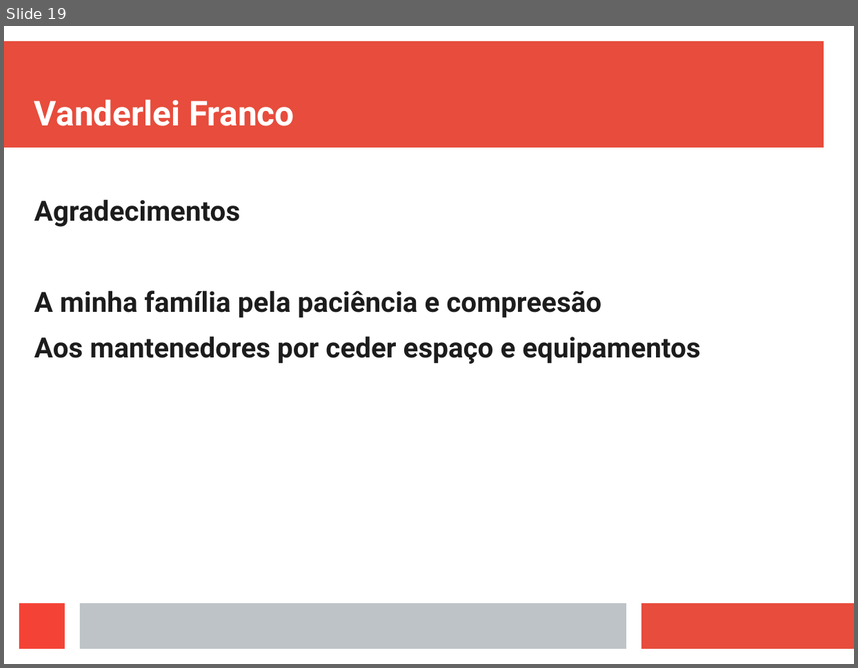
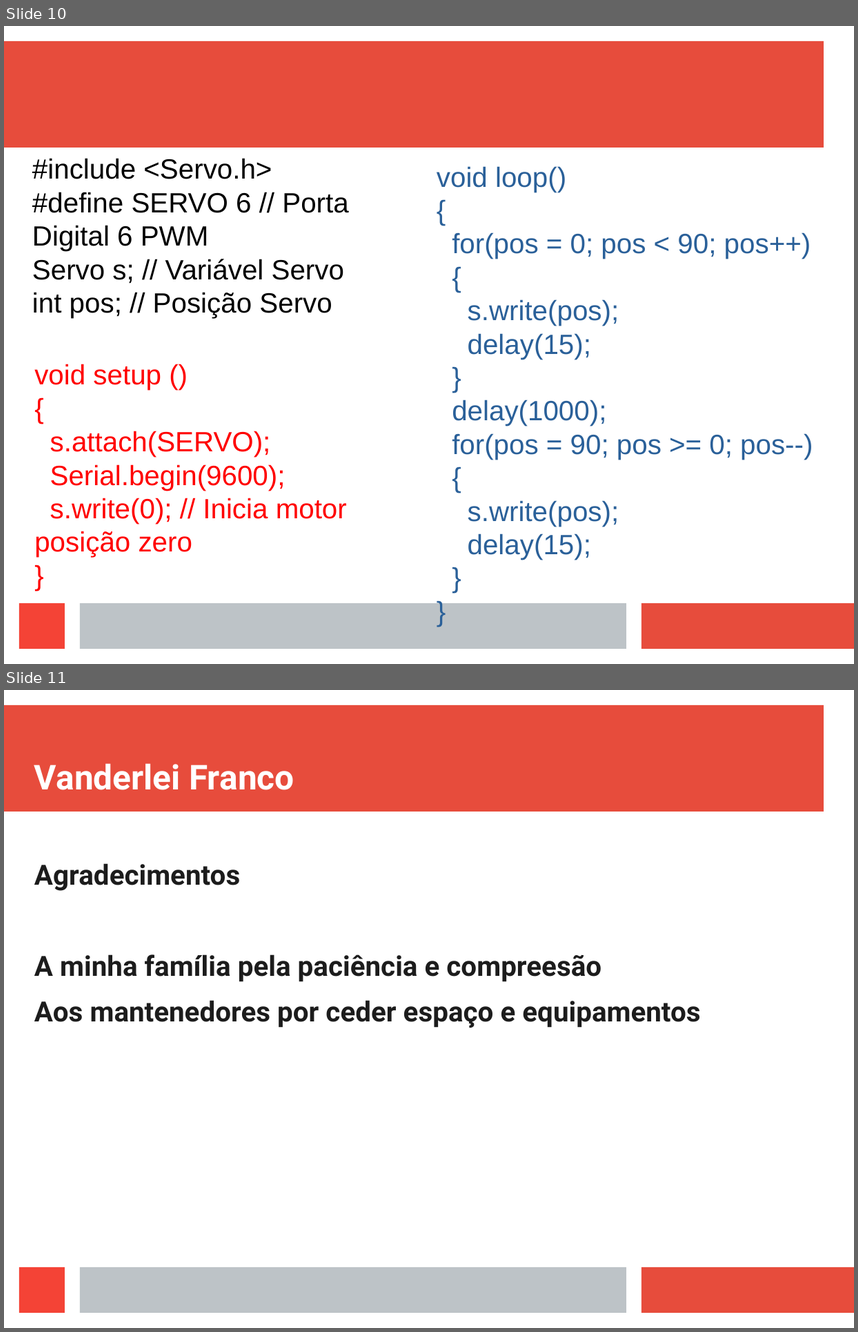
Before and after one commit to vanderfranco/arduino_curso, a slide deck: apr4.odp. Shown one above the other, each under a label of ours: slide 19 before the commit, slides 10 and 11 after it. The pictures are 858x668 and 858x1332 pixels, drawn with LibreOffice and Linux fonts; fonts in the diff are those of the drawing. Boxes give left, top, right and bottom in pixels: in the first picture for what was removed or moved away, otherwise in the second. Text is boxed around its words. In the diff, an @@ line names an element or a change of style, - is before the commit and + after.

Commit message:
servo_motor_apresetacao

```diff
--- a/apr4.odp
+++ b/apr4.odp
@@ slide 10 added at box(4, 26, 854, 664), background #FFFFFF; not listed: 4 template elements that a slide beside it also shows @@
@@ text added at box(32, 158, 348, 318), 26 pt, text #000000 @@
+#include <Servo.h>
+#define SERVO 6 // Porta Digital 6 PWM
+Servo s; // Variável Servo
+int pos; // Posição Servo
@@ text added at box(437, 166, 813, 559), 26 pt, text #2A6099 @@
+void loop()
+{
+for(pos = 0; pos < 90; pos++)
+{
+s.write(pos);
+delay(15);
+}
+delay(1000);
+for(pos = 90; pos >= 0; pos--)
+{
+s.write(pos);
+delay(15);
+}
+}
@@ text added at box(34, 363, 347, 557), 26 pt, text #FF0000 @@
+void setup ()
+{
+s.attach(SERVO);
+Serial.begin(9600);
+s.write(0); // Inicia motor posição zero
+}
@@ what was slide 19 is now slide 11 @@
```
Also in this commit, not shown: 1 slide changed, 1 other slide added, 10 slides removed, 2 other files.
